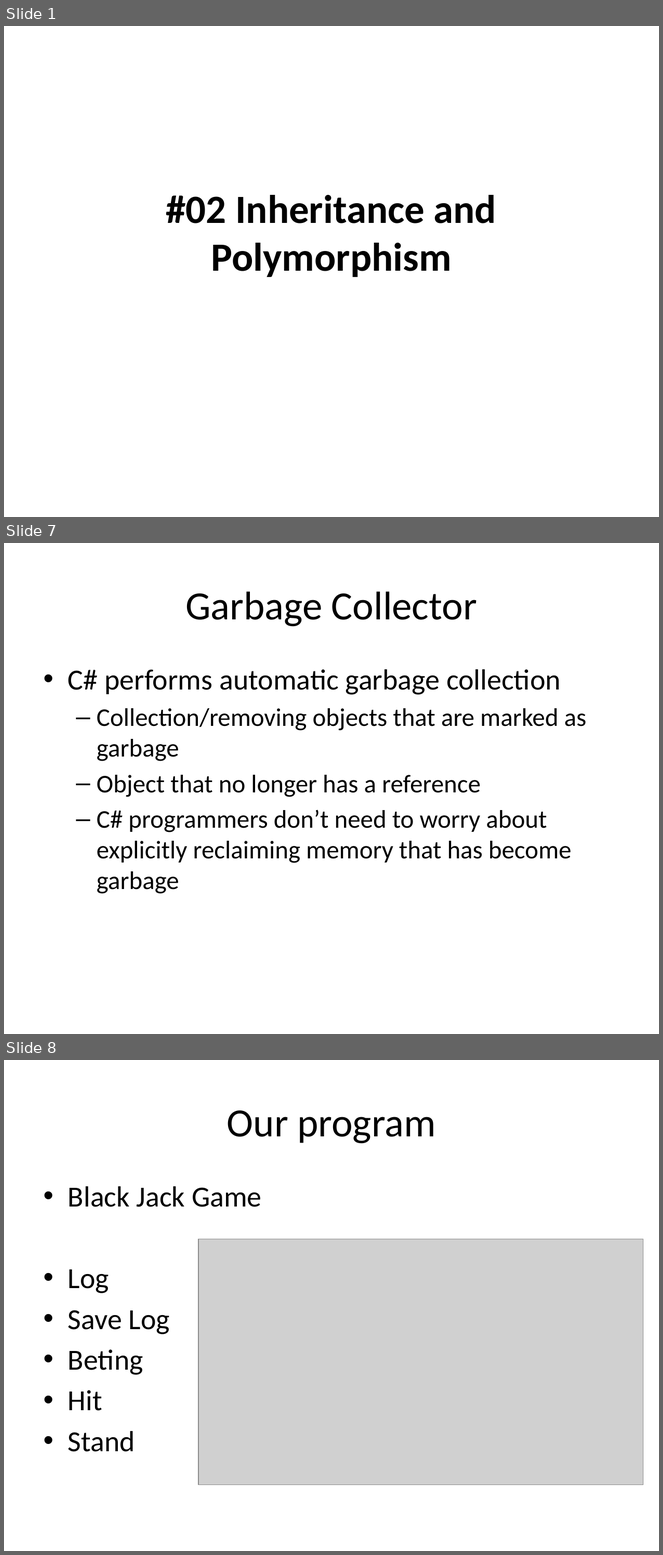
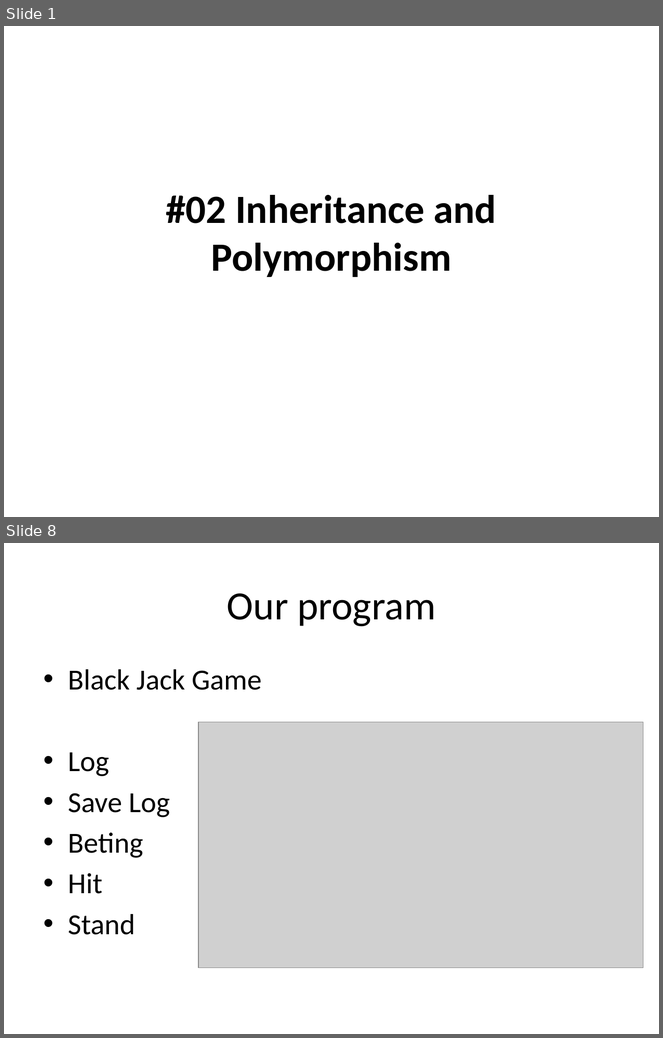
Before and after one commit to isurup/kalle-martin-group, a slide deck: OOPExam/02 Inheritance and Polymorphism.pptx. Shown one above the other, each under a label of ours: slides 1, 7 and 8 before the commit, slides 1 and 8 after it; the slides between them are not shown. The pictures are 663x1555 and 663x1038 pixels, drawn with LibreOffice and Linux fonts; fonts in the diff are those of the drawing; grey boxes stand for pictures. Boxes give left, top, right and bottom in pixels: in the first picture for what was removed or moved away, otherwise in the second. Text is boxed around its words. In the diff, an @@ line names an element or a change of style, - is before the commit and + after.

```diff
--- a/OOPExam/02 Inheritance and Polymorphism.pptx
+++ b/OOPExam/02 Inheritance and Polymorphism.pptx
@@ slide 7 removed at (4,543,659,1034), background #FFFFFF @@
@@ title removed at (185,591,477,627) @@
-Garbage Collector
@@ text removed at (68,669,587,894) @@
-• C# performs automatic garbage collection
-  – Collection/removing objects that are marked as garbage
-  – Object that no longer has a reference
-  – C# programmers don’t need to worry about explicitly reclaiming memory that has become garbage
```
Also in this commit, not shown: 3 slides changed, 3 slides added, 2 other slides removed.
